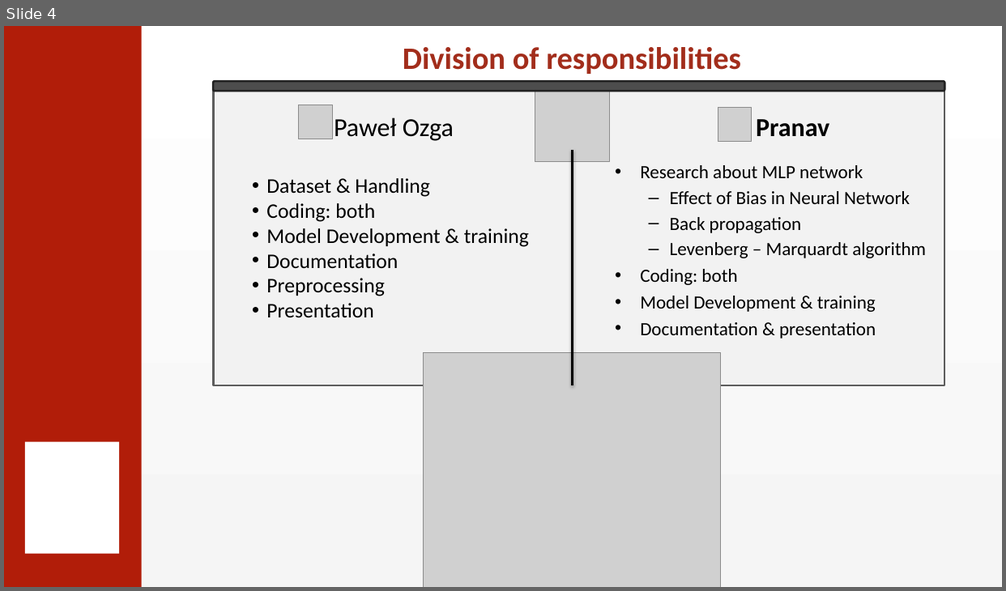
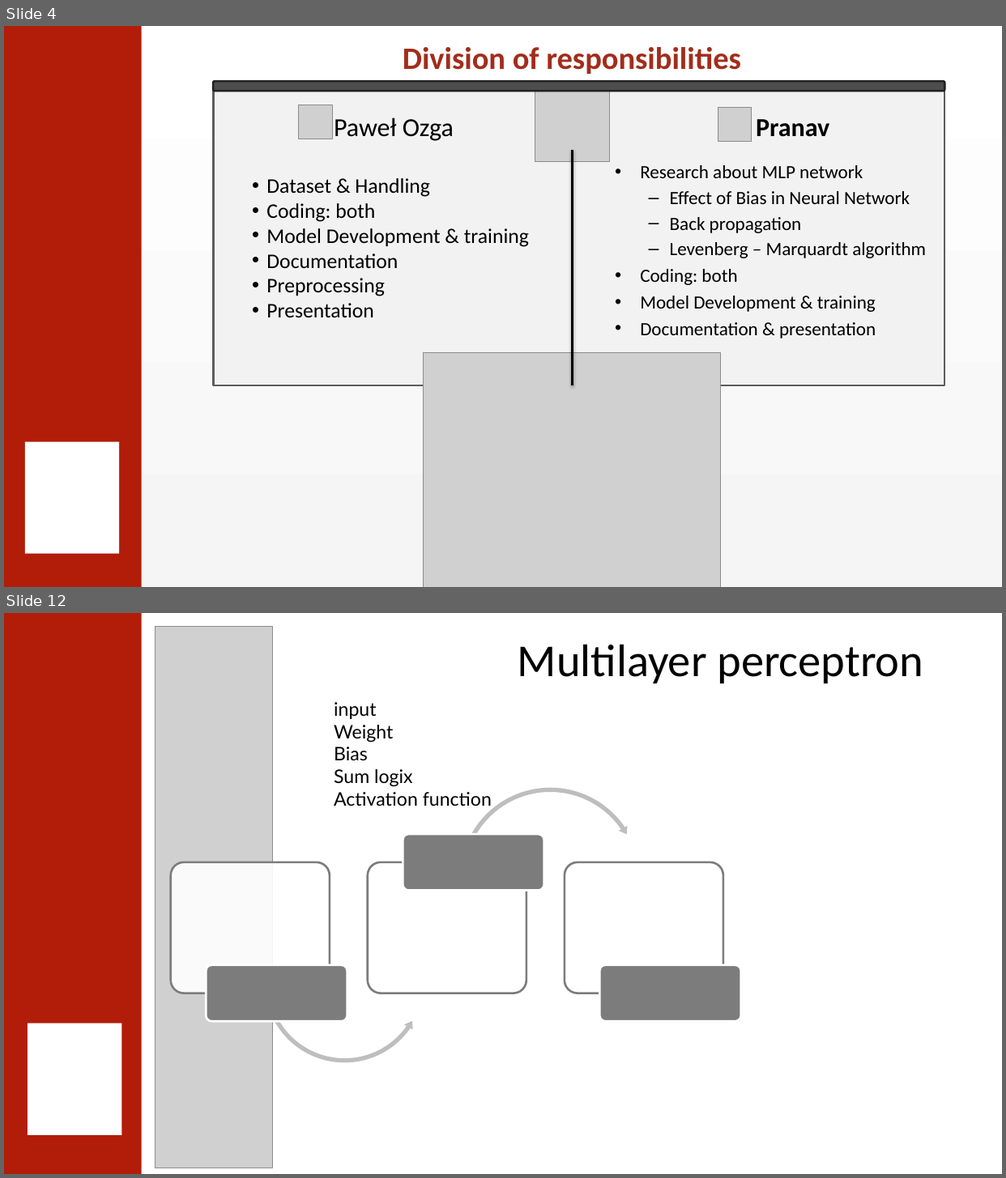
Before and after one commit to 0ZGAnetwork/WineQualityProject, a slide deck: Wine quality classification using Artificial Neural Network.pptx. Shown one above the other, each under a label of ours: slide 4 before the commit, slides 4 and 12 after it; the slides between them are not shown. The pictures are 1006x591 and 1006x1178 pixels, drawn with LibreOffice and Linux fonts; fonts in the diff are those of the drawing; grey boxes stand for pictures; background and template pictures are left out. Boxes give left, top, right and bottom in pixels: in the first picture for what was removed or moved away, otherwise in the second. Text is boxed around its words. In the diff, an @@ line names an element or a change of style, - is before the commit and + after.

```diff
--- a/Wine quality classification using Artificial Neural Network.pptx
+++ b/Wine quality classification using Artificial Neural Network.pptx
@@ slide 12 added at (x1=4, y1=613, x2=1002, y2=1174), background #FFFFFF; not listed: 1 template element that a slide beside it also shows @@
@@ picture added at (x1=155, y1=627, x2=274, y2=1169) @@
@@ text added at (x1=518, y1=644, x2=923, y2=683), 44 pt, text #000000 @@
+Multilayer perceptron
@@ text added at (x1=334, y1=702, x2=492, y2=811), 18 pt, text #000000 @@
+input
+Weight
+Bias
+Sum logix
+Activation function
@@ group added at (x1=171, y1=786, x2=741, y2=1066): 6 rounded rectangles, 1 left circular arrow, 1 circular arrow @@
@@ rectangle added at (x1=28, y1=1023, x2=122, y2=1135), fill #FFFFFF @@
```
Also in this commit, not shown: 2 slides changed, 6 other slides added, 15 other files.
